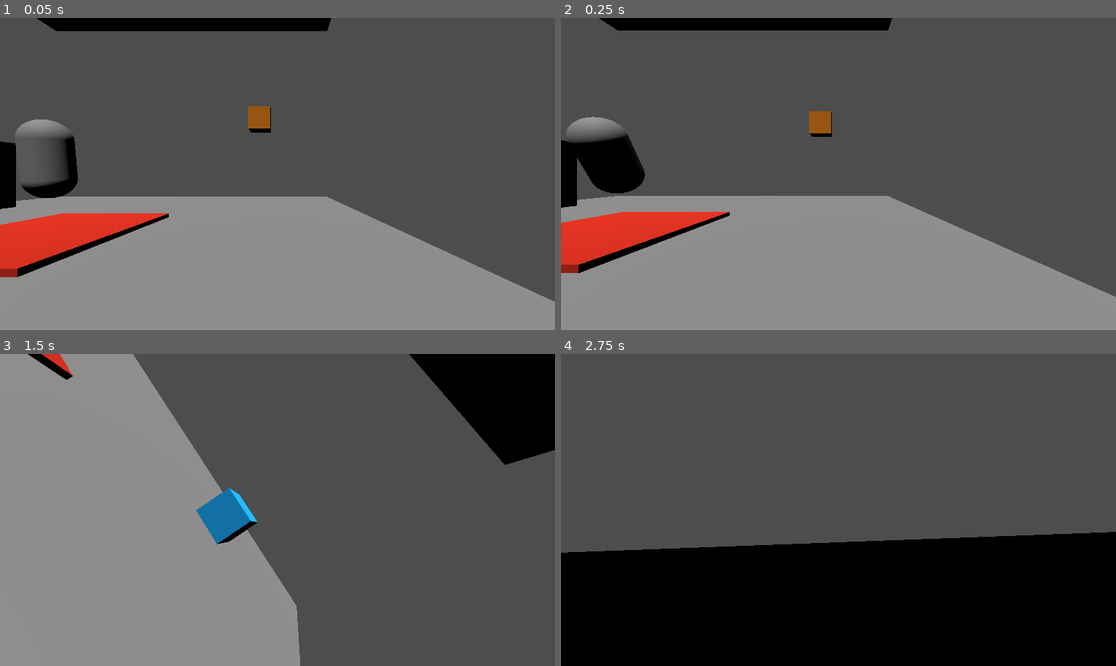
Above: before the commit, frames 1-4 (two rows, left to right).
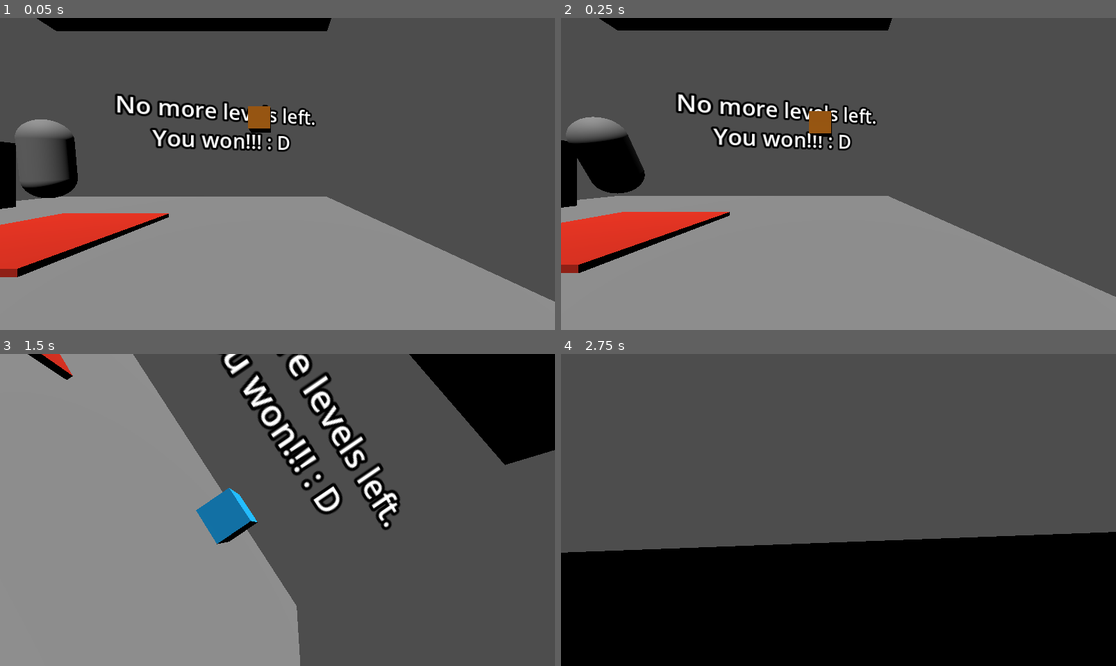
Above: after the commit, the same moments.

Repository: Noob-97/badideasjam
Game: Godot game, scene res://first_level.tscn
Two runs of this game, one before a commit and one after it. Both use one fixed random seed, a clock stepped at 60 frames per second and the inputs below.
Inputs (mouse positions are in pixels of both pictures, inside the frame that each line leads up to):
- Up to frame 1 (0.05 s): no input
- Up to frame 2 (0.25 s): no input
- Up to frame 3 (1.5 s): move the mouse to (305, 510) at 0.52 s; hold W (forward) from 0.53 s (still down); tap E (grab) at 0.6 s; tap Space (jump) at 0.77 s; move the mouse to (249, 510) at 1.27 s; right-click (249, 510) at 1.35 s
- Up to frame 4 (2.75 s): keep holding W (forward); tap Space (jump) at 1.52 s; tap E (grab) at 1.55, 2.1 s; move the mouse to (849, 503) at 2.02 s

The runs differ from the first frame. In frame 1, 2.4% of the frame differs, in the area x 20-57%, y 24-43%; in frame 2, 2.4%; in frame 3, 4.8%, in the area x 39-73%, y 0-57%; in frame 4, nothing differs.

Commit message:
Export Web Preset, Controls Text and Added "first_level.tscn" as temporal win screen

Diff:
--- a/Prototype2Levels/LEVEL0.tscn
+++ b/Prototype2Levels/LEVEL0.tscn
@@ -329,6 +329,8 @@
 
 [node name="WinningPlate" parent="." unique_id=558780097 instance=ExtResource("5_gy26g")]
 transform = Transform3D(1, 0, 0, 0, 1, 0, 0, 0, 1, 31, 6.045556, -32.57704)
+LevelsFolder = ""
+NextLevelScene = "first_level"
 
 [node name="ActivationButton4" parent="." unique_id=1495196433 instance=ExtResource("3_bvd1t")]
 transform = Transform3D(1, 0, 0, 0, 1, 0, 0, 0, 1, 22.307512, 6.1256385, -32.872246)
@@ -353,5 +355,22 @@
 [node name="CollisionShape3D" type="CollisionShape3D" parent="Pillar0/StaticBody3D" unique_id=409518528]
 shape = SubResource("BoxShape3D_2kkp4")
 
+[node name="CONTROLS" type="Label" parent="." unique_id=346599181]
+anchors_preset = -1
+anchor_left = 0.0234375
+anchor_top = 0.040123455
+anchor_right = 0.9696181
+anchor_bottom = 0.9444444
+grow_horizontal = 2
+grow_vertical = 2
+size_flags_vertical = 1
+theme_override_colors/font_color = Color(0, 0, 0, 1)
+text = "WASD to move
+right-click to switch gravities
+E to grab
+
+get to the end (green plate)!"
+metadata/_edit_use_anchors_ = true
+
 [editable path="RBBox3"]
 [editable path="RBBox4"]
--- a/Scripts/WinningButton.gd
+++ b/Scripts/WinningButton.gd
@@ -9,4 +9,7 @@
 func CHECK_BODIES(body):
 	if body is Player:
 		print("LEVEL COMPLETED! Going to next level: " + NextLevelScene + " (" + LevelsFolder + ")")
-		get_tree().change_scene_to_file("res://" + LevelsFolder + "/" + NextLevelScene)
+		if LevelsFolder.is_empty():
+			get_tree().call_deferred("change_scene_to_file", "res://" + NextLevelScene + ".tscn")
+		else:
+			get_tree().call_deferred("change_scene_to_file", "res://" + LevelsFolder + "/" + NextLevelScene  + ".tscn")
--- a/first_level.tscn
+++ b/first_level.tscn
@@ -63,3 +63,8 @@
 
 [node name="ActivationButton" parent="." unique_id=1154767425 instance=ExtResource("4_5jff8")]
 transform = Transform3D(1, 0, 0, 0, 1, 0, 0, 0, 1, -1.210685, 0, 4.7201486)
+
+[node name="Label3D" type="Label3D" parent="." unique_id=2035500014]
+transform = Transform3D(5.7850237, 0, 1.4745839, 0, 5.97, 0, -1.474584, 0, 5.785023, 3.5068545, 3.8103824, -4.288)
+text = "No more levels left.
+You won!!! : D"
Not shown, added: export_presets.cfg
